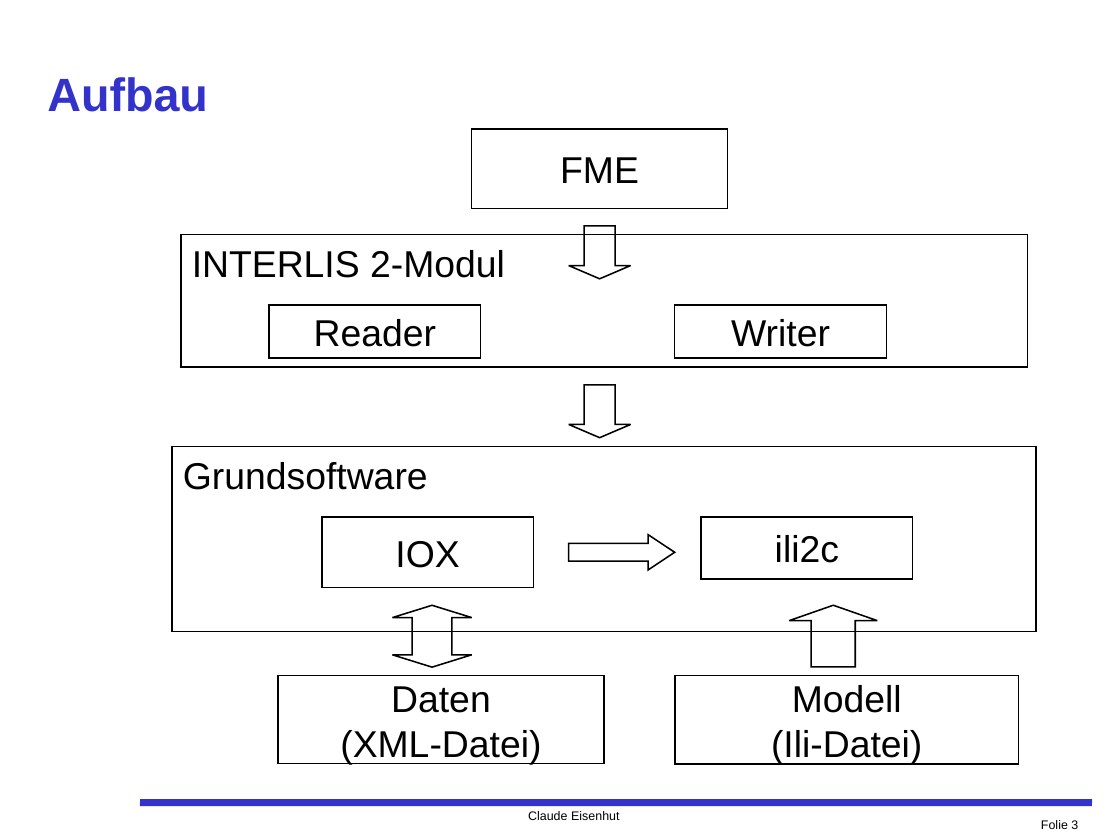
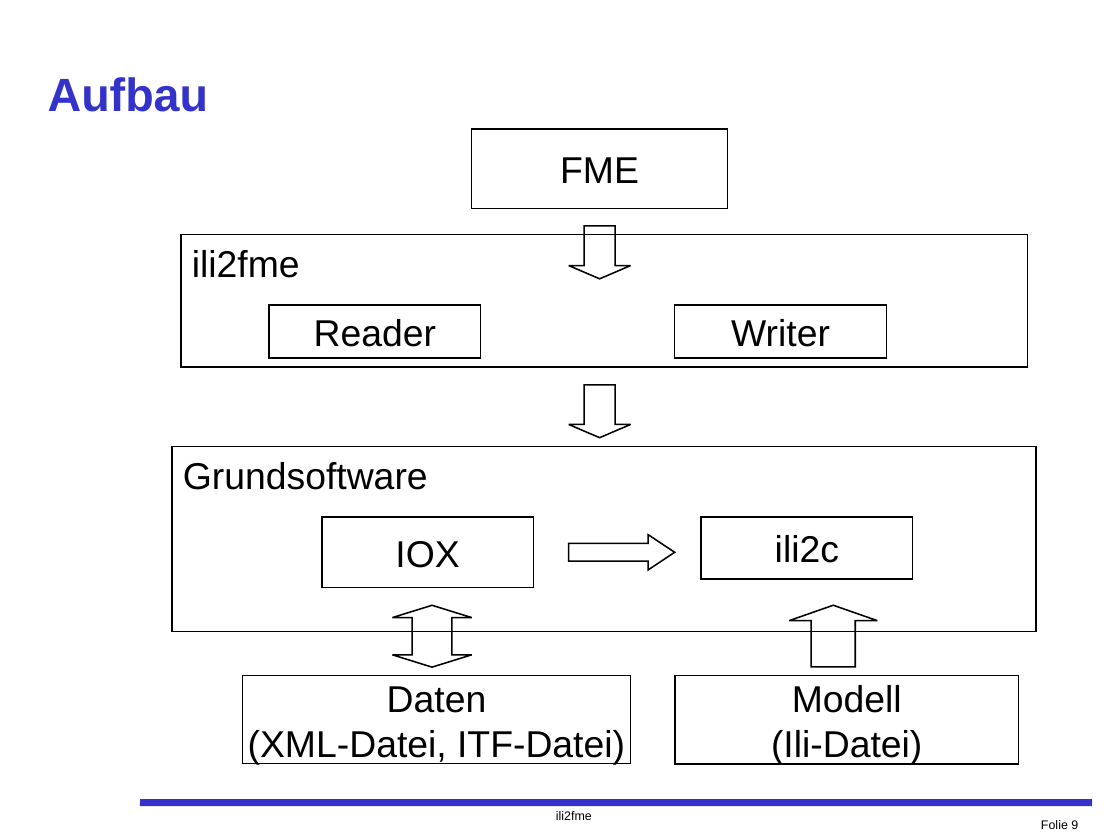
Before and after one commit to claeis/ili2fme, a slide deck: slide 9 of docs/usr/FME-Modul.ppt (slide 3 before the commit). Drawn at 1120x840 pixels with LibreOffice and Linux fonts; fonts in the diff are those of the drawing. Boxes give left, top, right and bottom in pixels: in the first picture for what was removed or moved away, otherwise in the second. Text is boxed around its words. In the diff, an @@ line names an element or a change of style, - is before the commit and + after.

```diff
--- a/docs/usr/FME-Modul.ppt
+++ b/docs/usr/FME-Modul.ppt
@@ text in rectangle at box(192, 250, 300, 278): text changed @@
-INTERLIS 2-Modul
+ili2fme
@@ rectangle "Daten": place and size @@
-rectangle "Daten" at box(278, 675, 604, 764)
+rectangle "Daten" at box(242, 675, 631, 764)
@@ text in rectangle at box(248, 730, 625, 764): text changed @@
-(XML-Datei)
+(XML-Datei, ITF-Datei)
@@ text at box(556, 811, 592, 820): text changed @@
-Claude Eisenhut
+ili2fme
@@ page number at box(1041, 820, 1078, 829): text changed @@
-Folie 3
+Folie 9
```
Also in this commit, not shown: 10 other slides changed, 30 slides added, 1 slide removed, 2 other files.
